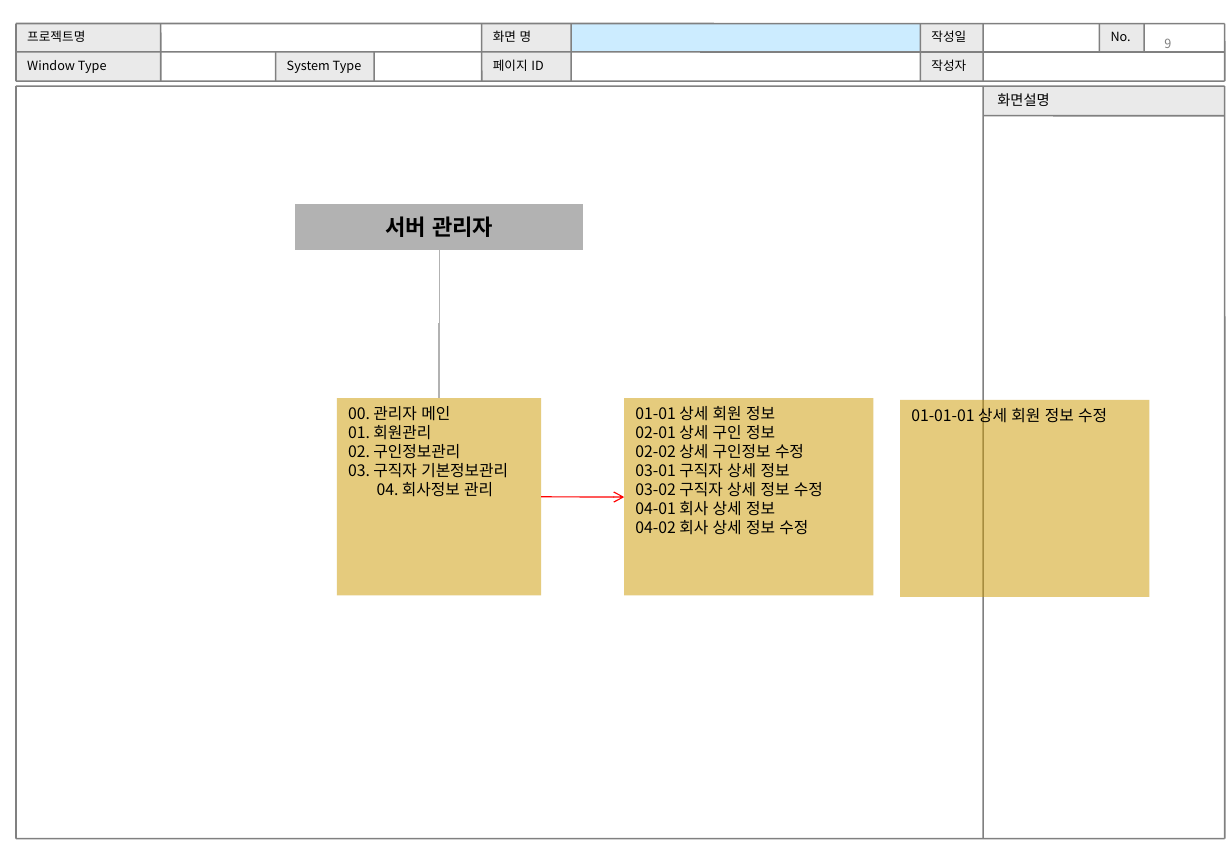
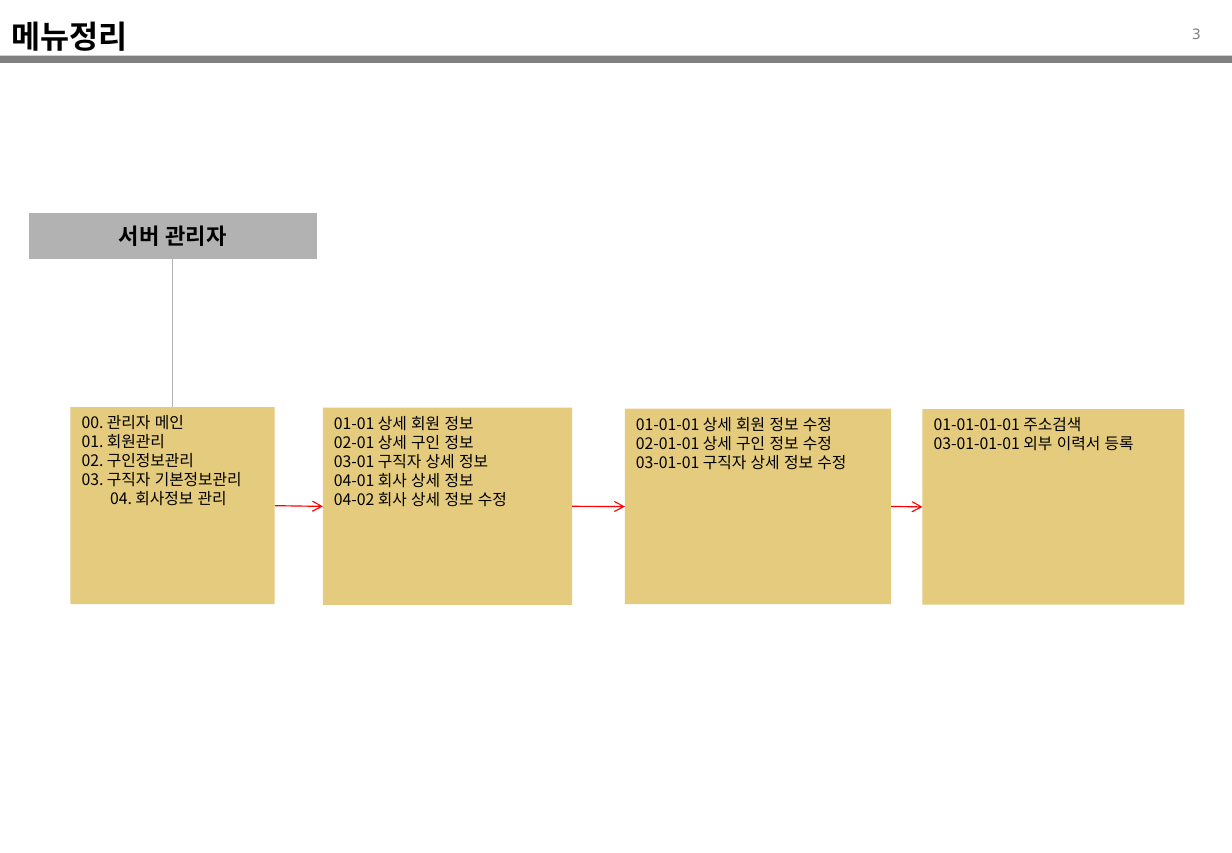
Before and after one commit to WABA82/1949, a slide deck: slide 3 of 02.설계/공선의_UI 설계서_.ppt (slide 9 before the commit). Drawn at 1232x853 pixels with LibreOffice and Linux fonts; fonts in the diff are those of the drawing. Boxes give left, top, right and bottom in pixels: in the first picture for what was removed or moved away, otherwise in the second. Text is boxed around its words. In the diff, an @@ line names an element or a change of style, - is before the commit and + after.

```diff
--- a/02.설계/공선의_UI 설계서_.ppt
+++ b/02.설계/공선의_UI 설계서_.ppt
@@ title added at (11, 21, 127, 57), 20 pt, text #000000, bold @@
+메뉴정리
@@ page number added at (1192, 28, 1201, 39), 9 pt, text #808080 @@
+3
@@ line moved from (16, 52) - (1224, 52) to (0, 59) - (1231, 59) @@
@@ line (0, 59) - (1231, 59): stroke #808080 0.99 pt to #808080 4.51 pt @@
@@ page number removed at (1164, 38, 1171, 52) @@
-9
@@ group removed at (16, 24, 1224, 82): 13 lines, 10 rectangles @@
-프로젝트명
-화면 명
-작성일
-No.
-Window Type
-System Type
-페이지 ID
-작성자
@@ 2 rectangles, 1 elbow line: place and size @@
-2 rectangles, 1 elbow line at (295, 205, 582, 594)
+2 rectangles, 1 elbow line at (30, 214, 316, 603)
@@ rectangle added at (323, 408, 572, 605), fill #CC9900 at 51% opacity, 10 pt, text #000000 @@
+01-01 상세 회원 정보
+02-01 상세 구인 정보
+03-01 구직자 상세 정보
+04-01 회사 상세 정보
+04-02 회사 상세 정보 수정
@@ rectangle "01-01-01 상세 회원 정보 수정": place and size @@
-rectangle "01-01-01 상세 회원 정보 수정" at (624, 398, 873, 594)
+rectangle "01-01-01 상세 회원 정보 수정" at (624, 408, 890, 603)
@@ text in rectangle at (636, 417, 846, 470): text changed @@
-01-01 상세 회원 정보
-02-01 상세 구인 정보
-02-02 상세 구인정보 수정
-03-01 구직자 상세 정보
-03-02 구직자 상세 정보 수정
-04-01 회사 상세 정보
-04-02 회사 상세 정보 수정
+01-01-01 상세 회원 정보 수정
+02-01-01 상세 구인 정보 수정
+03-01-01 구직자 상세 정보 수정
@@ rectangle removed at (900, 400, 1149, 597) @@
-01-01-01 상세 회원 정보 수정
@@ rectangle added at (922, 409, 1183, 605), fill #CC9900 at 51% opacity, 10 pt, text #000000 @@
+01-01-01-01 주소검색
+03-01-01-01 외부 이력서 등록
@@ arrow added from (275, 506) to (323, 506), #FF0000 0.74 pt @@
@@ arrow moved from (541, 497) - (624, 497) to (572, 506) - (625, 506) @@
@@ arrow added from (891, 506) to (922, 507), #FF0000 0.74 pt @@
@@ group removed at (16, 86, 1225, 839): 6 lines, 2 rectangles @@
-화면설명
```
Also in this commit, not shown: 6 other slides changed, 15 slides added, 1 slide removed.
